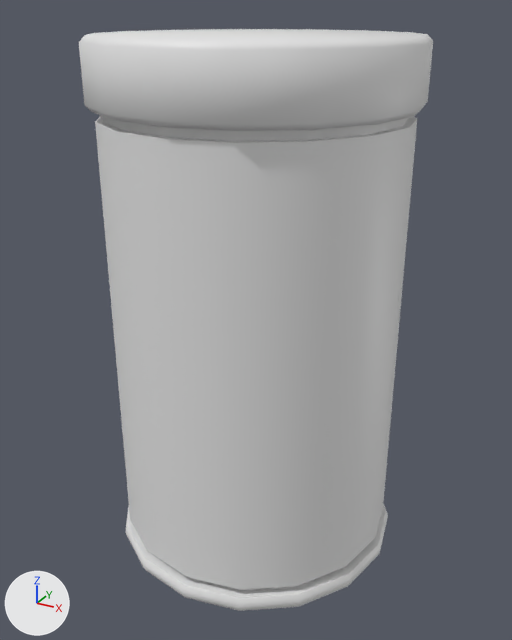
The FBX model Assets/Models/Environment/Jar.fbx as it was, and as the next commit left it.
Camera for both pictures: a 50 mm camera at (0.158, -0.287, 0.264) aimed at (0.001, -0.002, 0.121). Every picture has the same lights, and +X, +Y and +Z are marked at lower left. Where no turn or scale is listed for an object, it has been applied to the vertices.

Objects in the first picture: 'Jar'.
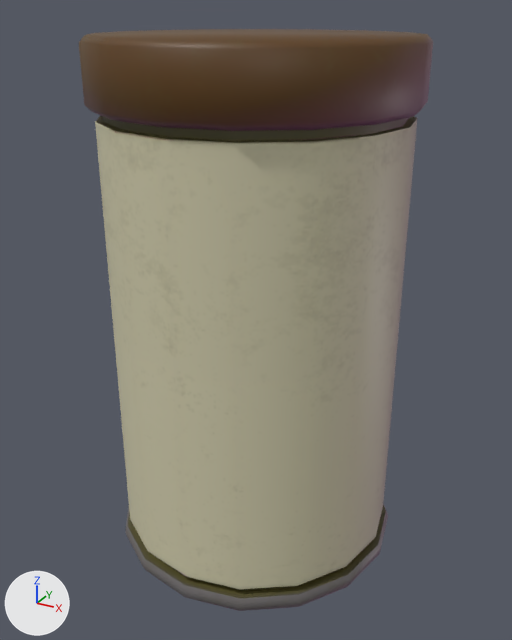
Location of each change, (x1, y1, x2, y2) in pixels of the pictures (512 x 640 px):
'Jar', surface changed (grey to beige): (79, 29, 433, 611) in both

The change, as a list of edits to the scene's bpy script:
```text
Add img_jar_jar_normal_png:
    img_jar_jar_normal_png = load_image('Jar_Jar_Normal.png', 'Materials/Jar_Jar_Normal.png', 512, 512, 'Non-Color')
Add img_jar_jar_diffuse_png:
    img_jar_jar_diffuse_png = load_image('Jar_Jar_Diffuse.png', 'Materials/Jar_Jar_Diffuse.png', 512, 512, 'sRGB')
Change mat_jar:
    add n2 = _N.new('ShaderNodeTexImage'); n2.name = 'Image Texture'
    add n2.image = img_jar_jar_diffuse_png
    add n3 = _N.new('ShaderNodeTexImage'); n3.name = 'Image Texture.001'
    add n3.image = img_jar_jar_normal_png
    add n4 = _N.new('ShaderNodeNormalMap'); n4.name = 'Normal Map'
    where n0 = _N.new('ShaderNodeBsdfPrincipled'); n0.name = 'Principled BSDF'
    add _L.new(n2.outputs[0], n0.inputs[0])  # 'Color' to 'Base Color'
    add _L.new(n3.outputs[0], n4.inputs[1])  # 'Color' to 'Color'
    add _L.new(n4.outputs[0], n0.inputs[5])  # 'Normal' to 'Normal'
```
